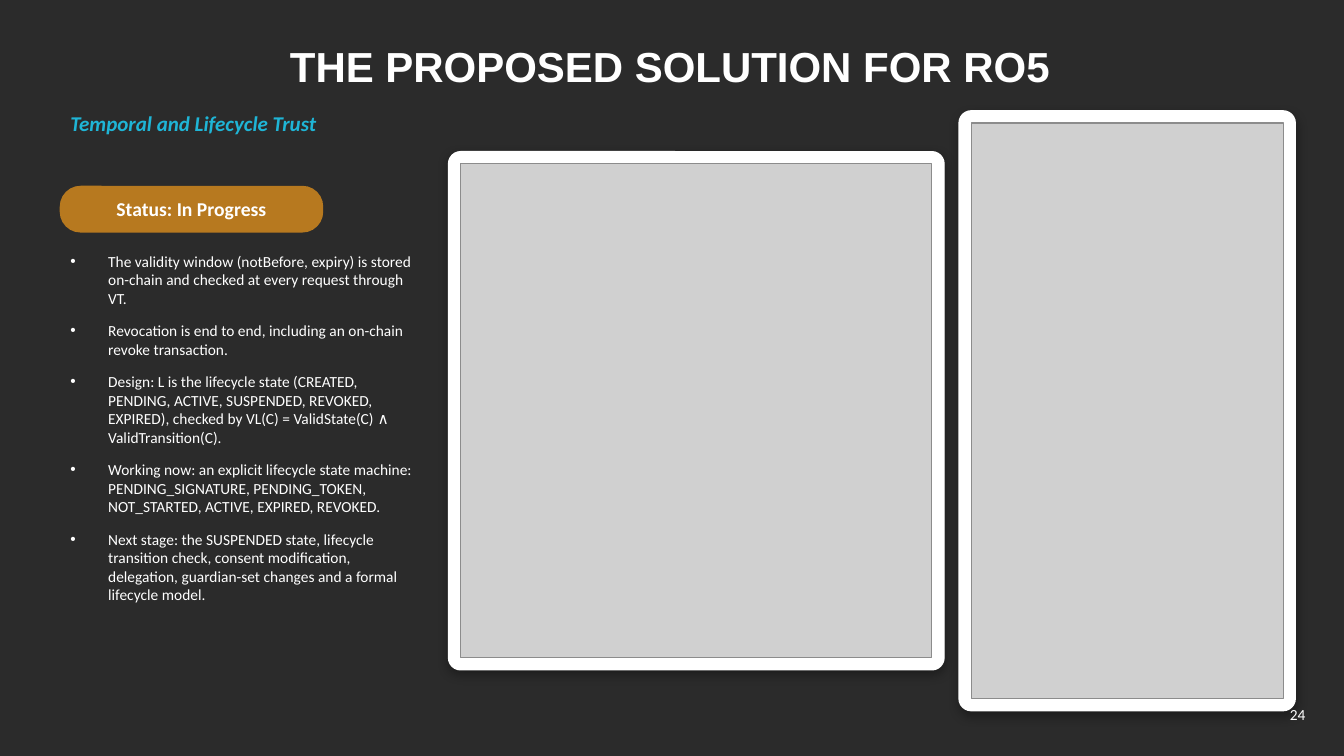
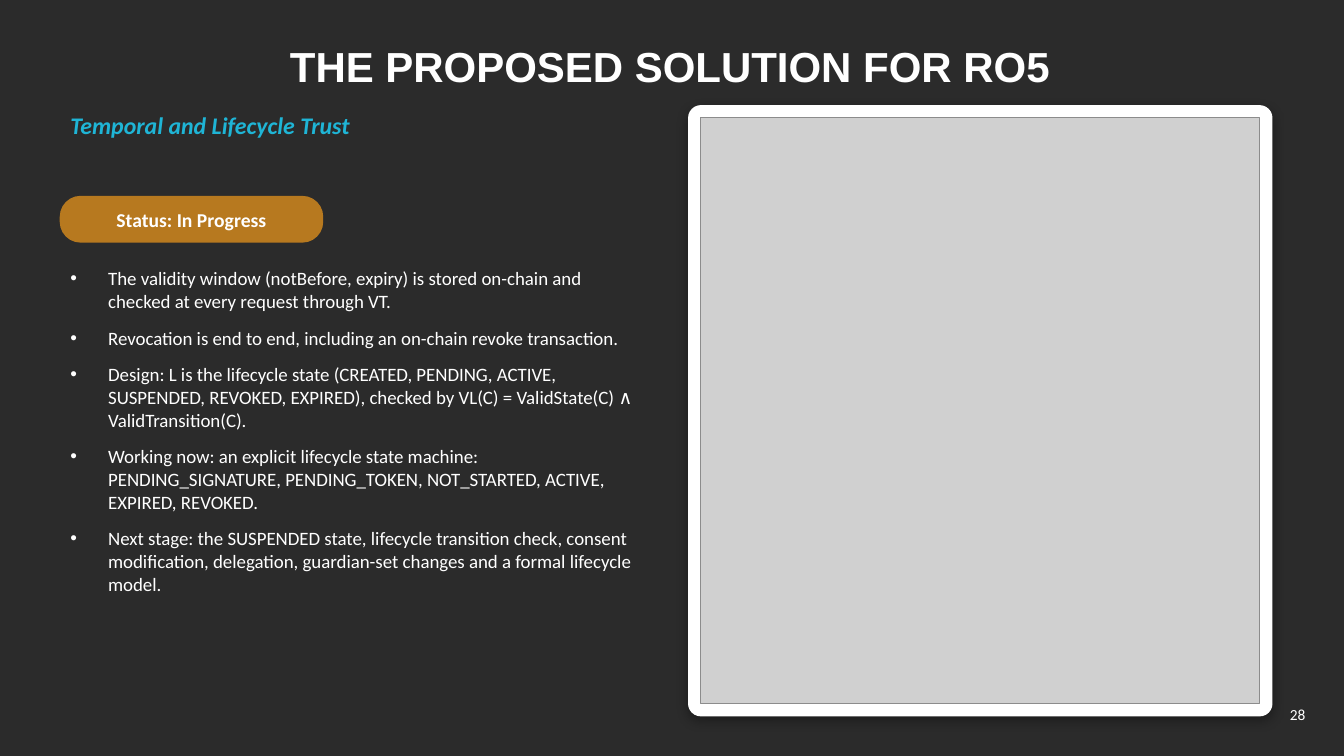
Before and after one commit to yasir12345678900/HealthRWA-Sepolia-Personal-try, a slide deck: slide 28 of docs/Yasir_CA2_Reassessment_Slides.pptx (slide 24 before the commit). Drawn at 1344x756 pixels with LibreOffice and Linux fonts; fonts in the diff are those of the drawing; grey boxes stand for pictures; background and template pictures are left out; a plain dark background stands for a picture behind light text. Boxes give left, top, right and bottom in pixels: in the first picture for what was removed or moved away, otherwise in the second. Text is boxed around its words. In the diff, an @@ line names an element or a change of style, - is before the commit and + after.

```diff
--- a/docs/Yasir_CA2_Reassessment_Slides.pptx
+++ b/docs/Yasir_CA2_Reassessment_Slides.pptx
@@ text "Temporal and Lifecycle Trust" at (70, 117, 349, 138): size 15 to 17 pt @@
@@ rounded rectangle: place and size @@
-rounded rectangle at (960, 111, 1296, 711)
+rounded rectangle at (689, 106, 1271, 716)
@@ rounded rectangle at (689, 106, 1271, 716): proportions changed @@
@@ picture: place and size @@
-picture at (461, 164, 933, 658)
+picture at (701, 118, 1259, 704)
@@ picture removed at (972, 123, 1284, 699) @@
@@ rounded rectangle removed at (449, 152, 945, 670) @@
@@ text "Status: In Progress": place and size @@
-text "Status: In Progress" at (116, 203, 266, 220)
+text "Status: In Progress" at (116, 214, 266, 231)
@@ rounded rectangle: place and size @@
-rounded rectangle at (60, 187, 323, 232)
+rounded rectangle at (60, 197, 323, 242)
@@ text "The validity window (notBefore, expiry) ...": place and size @@
-text "The validity window (notBefore, expiry) ..." at (108, 256, 412, 603)
+text "The validity window (notBefore, expiry) ..." at (108, 271, 631, 591)
@@ text "The validity window (notBefore, expiry) ..." at (108, 271, 631, 591): size 11 to 13.5 pt @@
@@ page number at (1290, 709, 1306, 720): text changed @@
-24
+28
```
Also in this commit, not shown: 6 other slides changed, 6 slides added, 3 other files.
